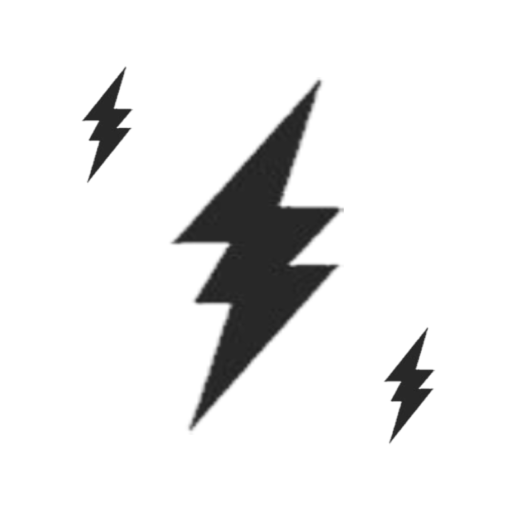
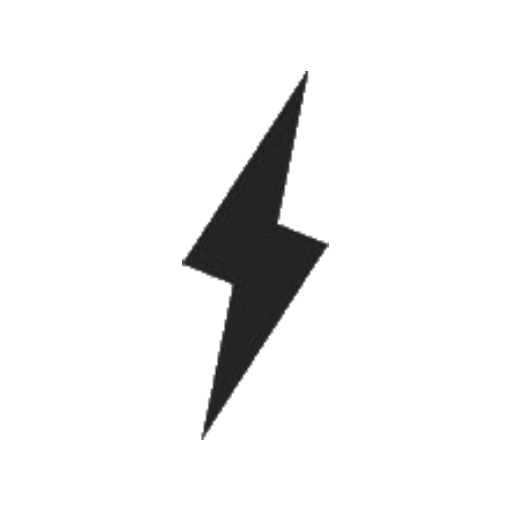
Two versions of the same layered image (512 × 512). Layer-by-layer changes:
removed layer "Layer 1 copy 2" from group "Static Generator" over [81, 66, 134, 185]
removed layer "Layer 1 copy" from group "Static Generator" over [383, 326, 436, 445]
added layer "Thunder 2" in group "Static Generator" over [182, 71, 329, 440]
renamed "Layer 1" to "Thunder 1", hid it over [168, 77, 344, 435]
